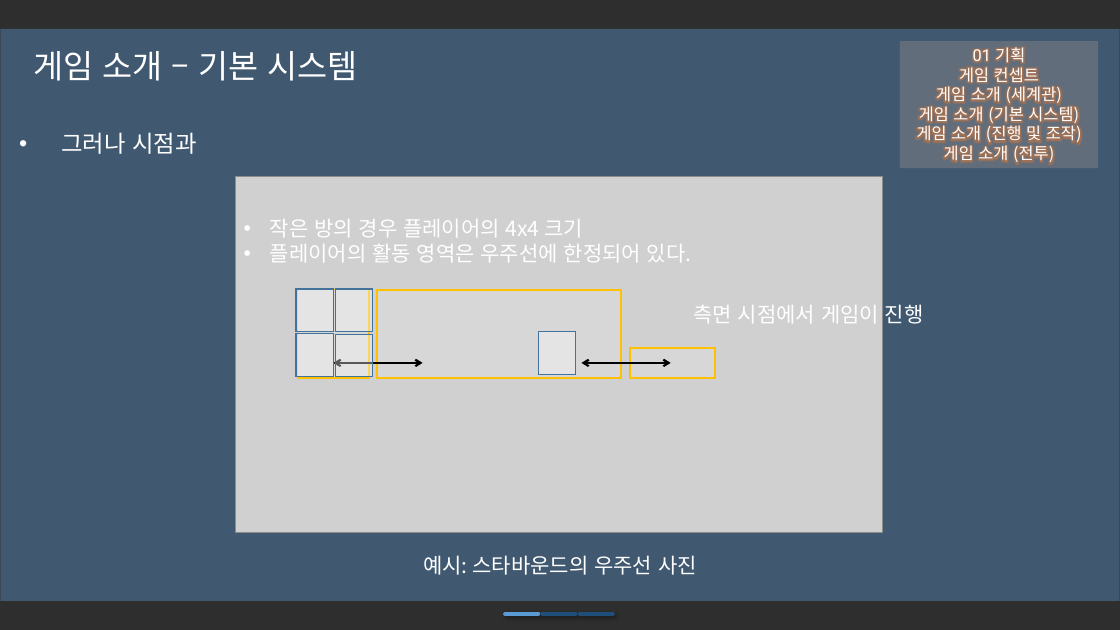
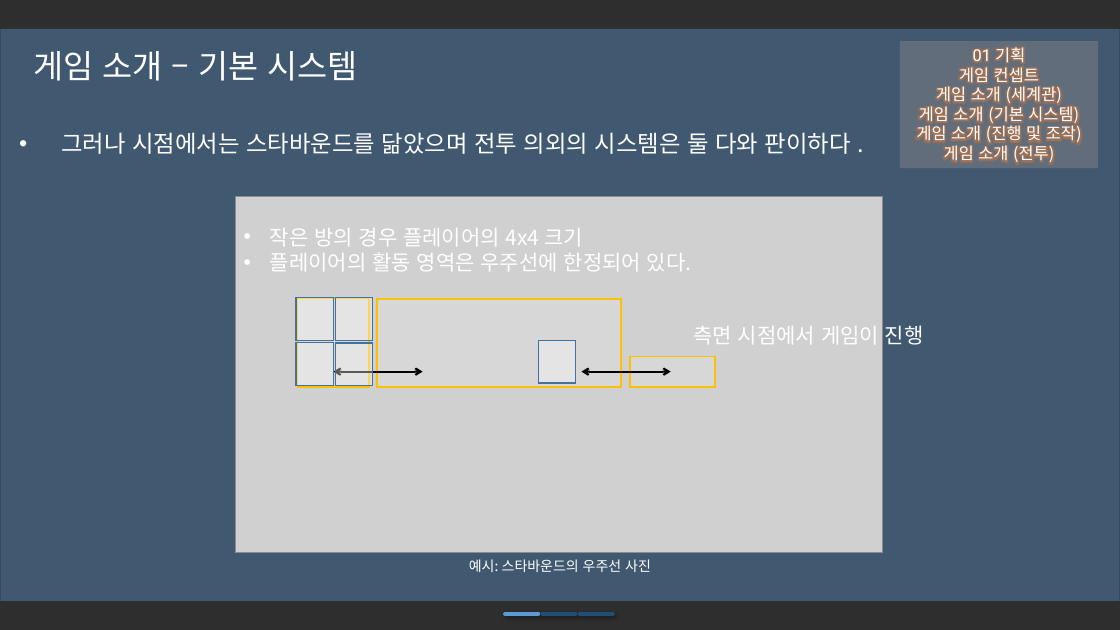
Before and after one commit to iconstudio/2017-Platformer, a slide deck: slide 9 of slides/Cosmos_20171105.pptx. Drawn at 1120x630 pixels with LibreOffice and Linux fonts; fonts in the diff are those of the drawing; grey boxes stand for pictures; background and template pictures are left out; a plain dark background stands for a picture behind light text. Boxes give left, top, right and bottom in pixels: in the first picture for what was removed or moved away, otherwise in the second. Text is boxed around its words. In the diff, an @@ line names an element or a change of style, - is before the commit and + after.

```diff
--- a/slides/Cosmos_20171105.pptx
+++ b/slides/Cosmos_20171105.pptx
@@ text at box(61, 132, 851, 154): text changed @@
-• 그러나 시점과
+• 그러나 시점에서는 스타바운드를 닮았으며 전투 의외의 시스템은 둘 다와 판이하다 .
@@ picture: place and size @@
-picture at box(235, 176, 883, 533)
+picture at box(235, 197, 883, 553)
@@ text "측면 시점에서 게임이 진행": place and size @@
-text "측면 시점에서 게임이 진행" at box(693, 304, 924, 324)
+text "측면 시점에서 게임이 진행" at box(693, 325, 924, 345)
@@ 8 rectangles, 2 double arrows, 1 text: place and size @@
-8 rectangles, 2 double arrows, 1 text at box(270, 219, 715, 378)
+8 rectangles, 2 double arrows, 1 text at box(270, 228, 715, 387)
@@ text "예시: 스타바운드의 우주선 사진" at box(469, 559, 651, 572): size 18 to 12 pt @@
```
Also in this commit, not shown: 9 other slides changed, 4 other files.
